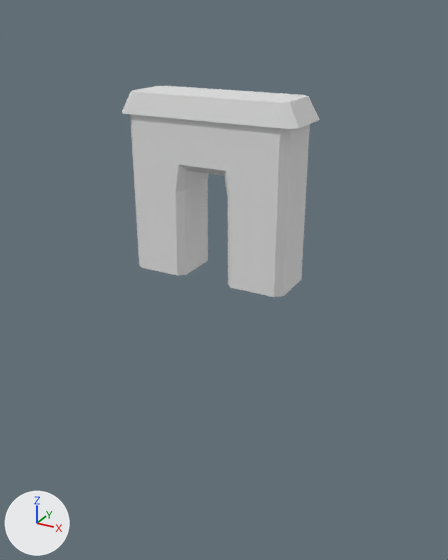
The Blender file Assets/Blender/LevelComponents/doorway.blend: old version first, new version second.
Both versions are drawn from a 50 mm lens placed at (75.7, -134.2, 64.9), pointed at (0.7, 2.1, -3.3). Every picture has the same lights, and +X, +Y and +Z are marked at lower left. The older version comes first.

In view in the first picture: 'Doorway2'.
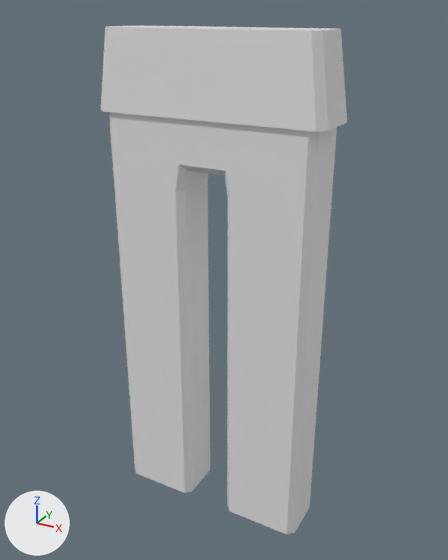
What changed in the scene script:
```text
Change me_cube:
    used by ob_doorway2; location = (0.0, 0.0, 0.0)
    remove me_cube.from_pydata(...)  # 92 vertices, 71 faces; spans x -24.0..24.0, y -8.3..8.3, z -0.1..46.1
    add me_cube.from_pydata(...)  # 92 vertices, 71 faces; spans x -30.6..30.6, y -8.3..8.3, z -74.1..60.7
    me_cube part 1: 48 of 92 vertices moved; they spanned x -24.0..24.0, y -8.3..8.3, z -0.1..46.1 and now span x -30.6..30.6, y -8.3..8.3, z -74.1..60.7; mean shift (0.0, 0.0, -22.2); largest move (-20.0, -7.5, -0.1) -> (-26.7, -7.5, -74.1)
```

Pixel boxes (x1, y1, x2, y2) of what changed, in the pictures (448 x 560 px):
'Doorway2', reshaped (24% wider, 141% taller): before (122, 86, 320, 297); after (101, 25, 347, 534)
